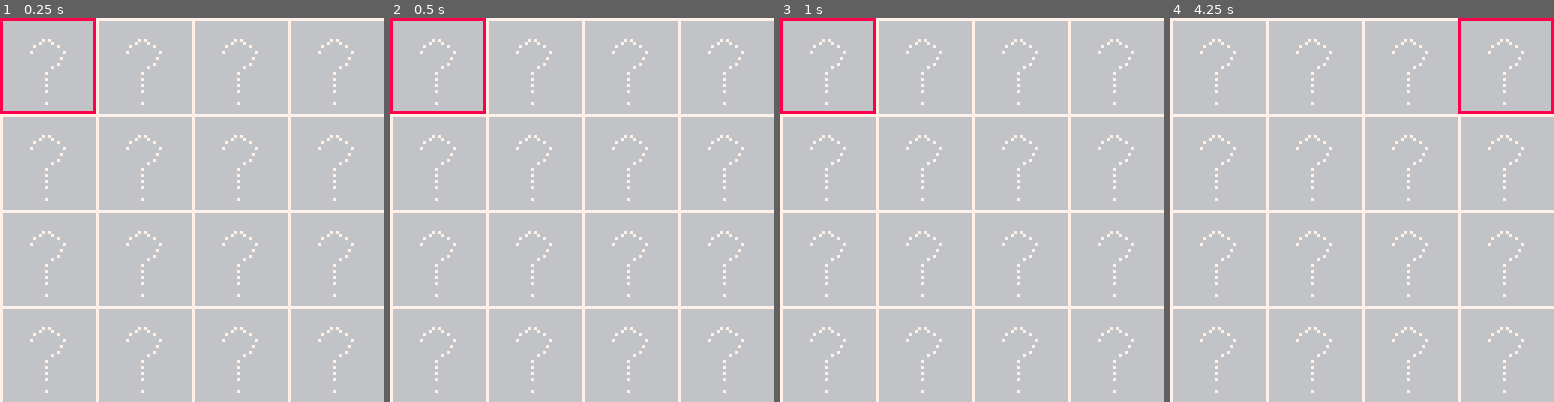
Above: before the commit, frames 1-4 (left to right).
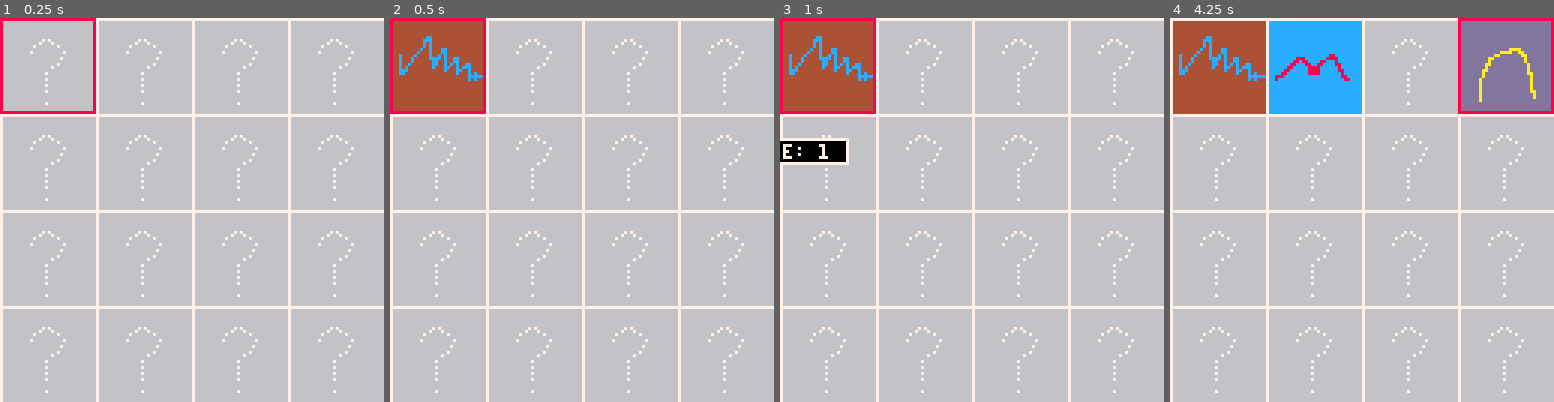
Above: after the commit, the same moments.

Repository: charles-christiansen/memory
Game: PICO-8 cartridge memory.p8
The game is run twice, just before and just after one commit, with the same random seed, the same clock (stepped at 60 frames per second) and the same inputs.
Inputs:
- Up to frame 1 (0.25 s): no input
- Up to frame 2 (0.5 s): tap X (X key) at 0.33 s
- Up to frame 3 (1 s): tap O (Z key) at 0.7 s
- Up to frame 4 (4.25 s): tap X (X key) at 1.07, 1.85, 2.97, 4.08 s; hold Right 1.6-2.1 s; tap O (Z key) every 0.4 s from 1.7 to 4.1 s; hold Up 2.15-2.42 s; hold Right 2.47-3.03 s; hold Left 3.08-3.58 s; hold Down 3.63-3.97 s; hold Right from 4.02 s (still down)

Frame 1 is identical in both runs. In frame 2, 5.5% of the frame differs, in the area x 0-25%, y 0-25%; in frame 3, 6.7%; in frame 4, 17%, in the area x 0-100%, y 0-25%.

Commit message:
Most gameplay functions working.

Diff:
--- a/memory.p8
+++ b/memory.p8
@@ -11,36 +11,120 @@
 		deli(possibles,idx)
 	end
 	selected = 1
+	chosen={}
+	matched={}
 	time = 0
+	frame = 0
+	startdrawn = false
+	pnboxx = -40
+	pnboxy = 40
+	pnboxw = 35
+	pnboxh = 8
+	pnboxdestx = 50
+	pnboxdx = 0
+	pnboxv = false
+	boxmoving = false
+	mode="game"
+	mcheck=false
 end
 
 function _update60()
+	if #matched == 16 then
+		update_finish()
+	else
+		update_game()
+	end
+end
+
+function update_game()
+	if #chosen == 2 and not mcheck then
+		checkmatch()
+	end
+	frame += 1
+	if frame == 60 then
+		frame = 0
+		time += 1
+	end
 	if btnp(0) then
 		selected -= 1
 		if selected < 1 then
 			selected = 16
 		end
+		while count(matched,selected) > 0 do
+			selected -= 1
+			if selected < 1 then
+				selected = 16
+			end
+		end
 	elseif btnp(1) then
 		selected += 1
 		if selected > 16 then
 			selected = 1
 		end
+		while count(matched,selected) > 0 do
+			selected += 1
+			if selected > 16 then
+				selected = 1
+			end
+		end
 	elseif btnp(2) then
 		selected -= 4
 		if selected < 1 then
 			selected += 16
 		end
+		while count(matched,selected) > 0 do
+			selected -= 1
+			if selected < 1 then
+				selected = 16
+			end
+		end
 	elseif btnp(3) then
 		selected += 4
 		if selected > 16 then
 			selected -= 16
 		end
+		while count(matched,selected) > 0 do
+			selected += 1
+			if selected > 16 then
+				selected = 1
+			end
+		end
 	elseif btnp(5) then
-		flipcard(selected)
+		if #chosen == 2 then
+			chosen = {}
+			mcheck = false
+		end
+		add(chosen,selected)
+	elseif btnp(4) and not boxmoving then
+		boxmoving = true
+	end
+	if boxmoving then
+		movebox()
+	end
+end
+
+function update_finish()
+	mode = "win"
+	if btnp(5) then
+		_init()
 	end
 end
 
 function _draw()
+	if mode == "win" then
+		draw_finish()
+	else
+		draw_game()
+	end
+end
+
+function draw_finish()
+	cls()
+	print("all tiles matched! win time: "..time.."s",1,61,7)
+	print("press ❎ to play again!",20,71,7)
+end
+
+function draw_game()
 	cls()
 	palt(14,true)
 	palt(0,false)
@@ -54,15 +138,24 @@
 	line(64,0,64,127,7)
 	line(96,0,96,127,7)
 	line(127,0,127,127,7)
-	idx=1
-	for i=1,97,32 do
-		for j=1,97,32 do
-			sspr(0,64,31,31,i,j)
-			--sspr(tiles[idx].x,tiles[idx].y,31,31,i,j)
-			idx += 1
-		end
-	end
-	-- line (x0,y0*,x1,y1*,c)
+	if not startdrawn then
+		idx=1
+		for i=1,97,32 do
+			for j=1,97,32 do
+				tiles[idx].drawx = j
+				tiles[idx].drawy = i
+				sspr(0,64,31,31,j,i)
+				idx += 1
+			end
+		end
+	end
+	for m=1,#matched do
+		sspr(tiles[matched[m]].x,tiles[matched[m]].y,31,31,tiles[matched[m]].drawx,tiles[matched[m]].drawy)
+	end
+	for c=1,#chosen do
+		sspr(tiles[chosen[c]].x,tiles[chosen[c]].y,31,31,tiles[chosen[c]].drawx,tiles[chosen[c]].drawy)
+	end
+
 	xoffset = (selected%4)-1
 	if xoffset < 0 then
 		xoffset = 3
@@ -71,9 +164,43 @@
 	line(xoffset*32,flr(selected*31/127)*32,(xoffset*32)+31,flr(selected*31/127)*32,8)
 	line(xoffset*32,(flr(selected*31/127)*32)+31,(xoffset*32)+31,(flr(selected*31/127)*32)+31,8)
 	line((xoffset*32)+31,flr(selected*31/127)*32,(xoffset*32)+31,(flr(selected*31/127)*32)+31,8)
-end
-
-function flipcard(_sel)
+	rectfill(pnboxx,pnboxy,pnboxx+pnboxw,pnboxy+pnboxh,0)
+	line(pnboxx,pnboxy,pnboxx,pnboxy+pnboxh,7)
+	line(pnboxx+pnboxw,pnboxy,pnboxx+pnboxw,pnboxy+pnboxh,7)
+	line(pnboxx,pnboxy,pnboxx+pnboxw,pnboxy,7)
+	line(pnboxx,pnboxy+pnboxh,pnboxx+pnboxw,pnboxy+pnboxh,7)
+	print("time: "..time,pnboxx+2,pnboxy+2,7)
+end
+
+function movebox()
+	if pnboxv then
+		pnboxdx = -1.5
+		pnboxdestx = -40
+		pnboxx += pnboxdx
+		if pnboxx < pnboxdestx then
+			pnboxx = pnboxdestx
+			pnboxv = false
+			boxmoving = false
+		end
+	else
+		pnboxdx = 1.5
+		pnboxx += pnboxdx
+		if pnboxx > pnboxdestx then
+			pnboxx = pnboxdestx
+			pnboxv = true
+			boxmoving = false
+		end
+	end
+end
+
+function checkmatch()
+	tile1 = tiles[chosen[1]]
+	tile2 = tiles[chosen[2]]
+	if tile1.x == tile2.x and tile1.y == tile2.y then
+		add(matched,chosen[1])
+		add(matched,chosen[2])
+	end
+	mcheck = true
 end
 __gfx__
 ccccccccccccccccccccccccccccccccbbbbbbbbbbbbbbbbbbbbbbbbbbbbbbbb22222222222222222222222222222222ffffffffffffffffffffffffffffffff
